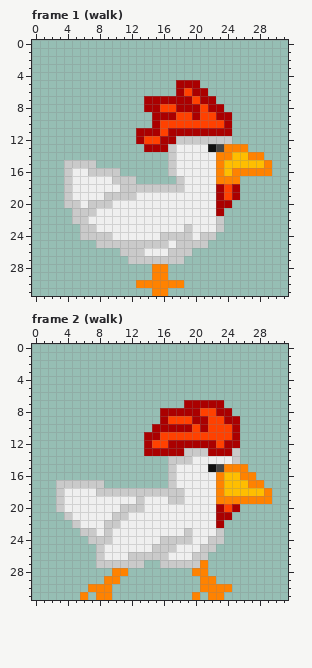
Edited in one commit: pixel-art file (assets/textures/sprites/chicken.aseprite). Above: the version before the commit.
32x32 pixels, 4 frames. Shown: frame 1 (walk), frame 2 (walk). The commit also changed other frames, which this record leaves out.
New version:
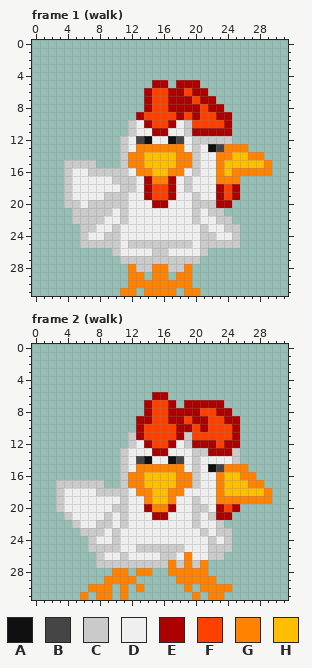
Palette (. is transparent): A #101010  B #454545  C #cacaca  D #efefef  E #aa0000  F #ff4100  G #ff8200  H #ffbe00
Log entry: Chicken walking animation
Difference:
layer "back" added
layer "front" now shown
--- frame 1 (walk), layers "front", "back"
@@ x 0..31 @@
  4 ................................
- 5 ..................EEE...........
- 6 ..................EFEE..........
- 7 ..............EEEEEEFEE.........
- 8 ..............EEFFEEEFEE........
- 9 ...............EEEFFEFFEE.......
-10 ...............EFFFFFFFFE.......
-11 .............EEEFEEEEEEEE.......
-12 .............EFFEECCCCCCC.......
-13 ..............EEECDDDDABGGG.....
-14 .................CDDDDDGGHHGG...
-15 ....CCCC.........CDDDDDGHHHHHG..
-16 ....CDDCCCC......CDDDDDGHGGGGG..
-17 ....CDDDDDCCC.....CDDDDGGG......
-18 ....CDDDDDDCCCCCCCCDDDDEFE......
-19 ....CDDDDCCCCDDDDDDDDDDEFE......
-20 ....CCDCCCDDDDDDDDDDDDDEE.......
-21 .....CCCDDDDDDDDDDDDDDDE........
-22 .....CCDDDDDDDDDDDDDDDDC........
-23 ......CCDDDDDDDDDDDCDDDC........
-24 ......CCCCDDDDDDCCCCDCC.........
-25 ........CCCCCCCCCDCCCC..........
-26 ...........CCCDDDCCC............
-27 ............CCCCCCC.............
-28 ...............GG...............
-29 ...............GG...............
-30 .............GGGGGG.............
-31 ...............GG...............
+ 5 ...............EE.EEE...........
+ 6 ..............EFFEEFEE..........
+ 7 ..............EFFEEEFEE.........
+ 8 ..............EFFEEEEFEE........
+ 9 .............EFFFFEFEFFEE.......
+10 ............CDEFFEDCFFFFE.......
+11 ............CDDEEDDCEEEEE.......
+12 ...........CDBADDABDCCCCC.......
+13 ...........CDGGGGGGDCDABGGG.....
+14 ...........CGGHHHHGGCDDGGHHGG...
+15 ....CCCC...CGGHHHHGGCDDGHHHHHG..
+16 ....CDDCCCCCDGGHHGGDCDDGHGGGGG..
+17 ....CDDDDDCCCDEGGEDCDDDGGG......
+18 ....CDDDDDDCCDEFFEDCDDDEFE......
+19 ....CDDDDCCCDDEFFEDDCDDEFE......
+20 ....CCDCCCCCDDDEEDDDCCCEE.......
+21 .....CCCCCDCDDDDDDDDCDCC........
+22 .....CCCCDDCDDDDDDDDCDDCC.......
+23 ......CCDDCDDDDDDDDDDCDDCC......
+24 ......CDDCCDDDDDDDDDDCCDDC......
+25 ......CCCCCDCCCCCCCCDCCCCC......
+26 ..........CDDDDCCDDDDC..........
+27 ...........CCCCCCCCCC...........
+28 ............GCCGGCCG............
+29 ............GG.GG.GG............
+30 ............GGGGGGGG............
+31 ...........GG.GGGG.GG...........
--- frame 2 (walk), layers "front", "back"
@@ x 5..26 @@
  5 ......................
- 6 ......................
- 7 ..............EEEEE...
- 8 ...........EEEEEFFEE..
- 9 ...........EFFFEEFFEE.
-10 ..........EEEEEFEFFFE.
-11 .........EEFFFFFFFFFE.
-12 .........EFFEEEEEEFEE.
-13 .........EEEEECCCEEEC.
-14 ............CCCDDDDDC.
-15 ............CDDDDABGGG
-16 ............CDDDDDGHHG
-17 CCCC........CDDDDDGHHH
-18 DDDCCCCCCCCCCCDDDDGHHH
-19 DDDDDDDDCDDDCCDDDDGGGG
-20 DDDDDDCCCDDDDDDDDDEFE.
-21 DDDDDCCDDDDDDDDDDDEE..
-22 CDDDCCDDDDDDDDDDDDE...
-23 .CCDCDDDDDDDDDCDDDC...
-24 ..CCCDDDDDDCCCCDDCC...
-25 ...CDDDDDDCCCDDDCC....
-26 ...CDDDCCCCCDDDCC.....
-27 ...CCCCCC..CCCCCG.....
-28 .....GG........GG.....
-29 ....GG..........GG....
-30 ..GGG...........GGGG..
-31 .G.GG..........G.GG...
+ 6 ..........EE..........
+ 7 .........EFFE.EEEEE...
+ 8 .........EFFEEEEFFEE..
+ 9 ........EEFFEEFEEFFEE.
+10 ........EFFFFEEFEFFFE.
+11 .......CEFFFFECFFFFFE.
+12 .......CDEFFEDCEEEFEE.
+13 ......CDDDEEDDDCCEEEC.
+14 ......CDBADDABDCDDDDC.
+15 ......CDGGGGGGDCDABGGG
+16 ......CGGHHHHGGCDDGHHG
+17 CCCC..CGGHHHHGGCDDGHHH
+18 DDDCCCCDGGHHGGDDDDGHHH
+19 DDDDDDCDDGHHGDDCDDGGGG
+20 DDDDDCCDDEGGEDDCCDEFE.
+21 DDDDCDCDDDEEDDDCDCEE..
+22 CDDCCDCDDDDDDDDCDDC...
+23 .CCCDCDDDDDDDDDDCDCC..
+24 ..CDDCDDDDDDDDDDDCDC..
+25 ..CCCCDDCCCCCCDDDCCC..
+26 ...CDDCDDDDCCDGDDCC...
+27 ...CCCCCCCCCGCGCG.....
+28 .....GG.GG..GGGGG.....
+29 ....GGGG.....GGGGG....
+30 ..GGG.G.G.....G.GGGG..
+31 .G.GG.G........G.GG...
Pixel boxes of the changes (left, top, right, bottom) in both pictures:
changed: (80, 80, 240, 296)
changed: (88, 392, 232, 600)
